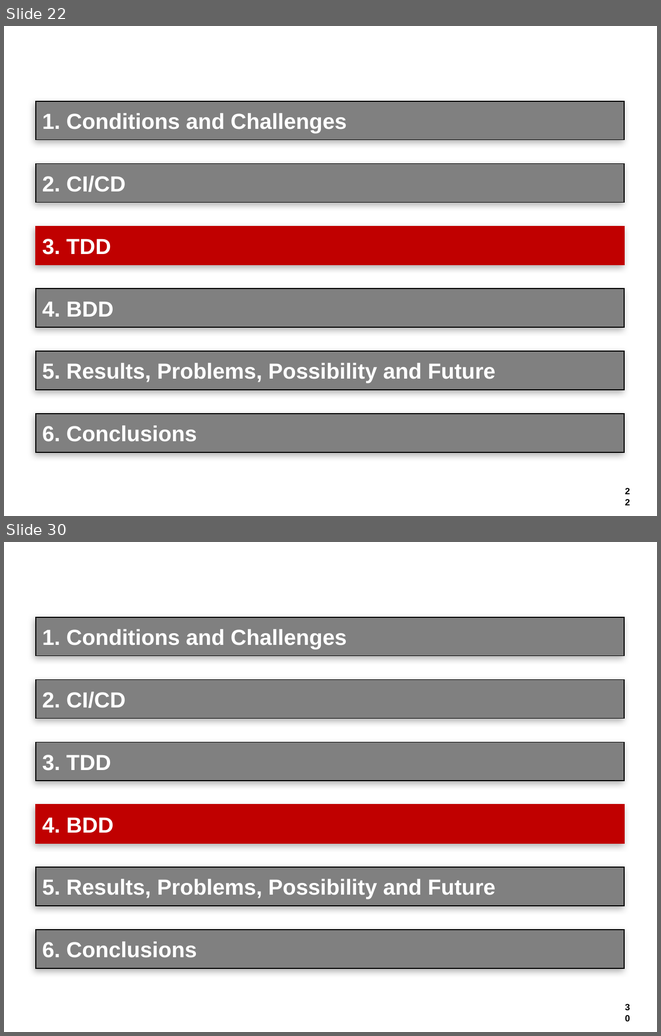
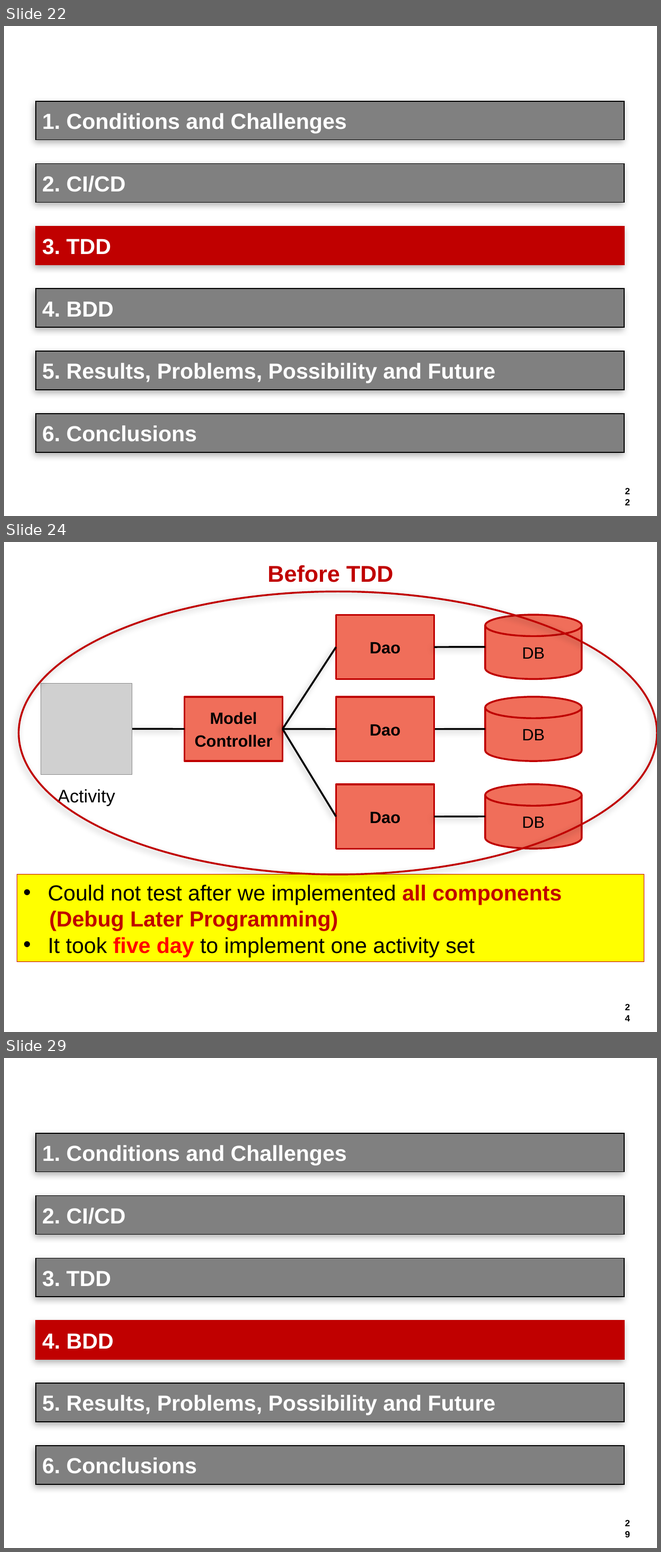
Before and after one commit to hageyahhoo/agile2014, a slide deck: presentations/TechnologyDrivenDevelopment.pptx. Shown one above the other, each under a label of ours: slides 22 and 30 before the commit, slides 22, 24 and 29 after it; the slides between them are not shown. The pictures are 661x1036 and 661x1552 pixels, drawn with LibreOffice and Linux fonts; fonts in the diff are those of the drawing; grey boxes stand for pictures; background and template pictures are left out. Boxes give left, top, right and bottom in pixels: in the first picture for what was removed or moved away, otherwise in the second. Text is boxed around its words. In the diff, an @@ line names an element or a change of style, - is before the commit and + after.

```diff
--- a/presentations/TechnologyDrivenDevelopment.pptx
+++ b/presentations/TechnologyDrivenDevelopment.pptx
@@ slide 24 added at bbox=[4, 542, 657, 1032], background #FFFFFF; not listed: 1 template element that a slide beside it also shows @@
@@ title added at bbox=[267, 565, 394, 582], 25.2 pt, text #C00000, bold @@
+Before TDD
@@ ellipse added at bbox=[18, 592, 657, 874], outline #C00000 2 pt @@
@@ rectangle added at bbox=[336, 615, 434, 679], fill #F06E5A, outline #BF0000 2 pt, 18 pt, text #000000, bold @@
+Dao
@@ cylinder added at bbox=[485, 615, 582, 678], fill #F06E5A, outline #BF0000 2 pt, 18 pt, text #000000 @@
+DB
@@ line added from (336, 647) to (283, 729), #000000 2 pt @@
@@ line added from (485, 647) to (434, 647), #000000 2 pt @@
@@ picture added at bbox=[41, 683, 132, 775] @@
@@ rectangle added at bbox=[184, 697, 282, 761], fill #F06E5A, outline #BF0000 2 pt, 18 pt, text #000000, bold @@
+Model
+Controller
@@ rectangle added at bbox=[336, 697, 434, 761], fill #F06E5A, outline #BF0000 2 pt, 18 pt, text #000000, bold @@
+Dao
@@ cylinder added at bbox=[485, 697, 582, 761], fill #F06E5A, outline #BF0000 2 pt, 18 pt, text #000000 @@
+DB
@@ line added from (132, 729) to (184, 729), #000000 2 pt @@
@@ line added from (283, 729) to (336, 729), #000000 2 pt @@
@@ line added from (336, 816) to (283, 729), #000000 2 pt @@
@@ line added from (434, 729) to (485, 729), #000000 2 pt @@
@@ text added at bbox=[58, 789, 115, 806], 20 pt, text #000000 @@
+Activity
@@ rectangle added at bbox=[336, 784, 434, 848], fill #F06E5A, outline #BF0000 2 pt, 18 pt, text #000000, bold @@
+Dao
@@ cylinder added at bbox=[485, 784, 582, 848], fill #F06E5A, outline #BF0000 2 pt, 18 pt, text #000000 @@
+DB
@@ line added from (485, 816) to (434, 816), #000000 2 pt @@
@@ rectangle added at bbox=[17, 874, 645, 962], fill #FFFF00, outline #C00000 0.75 pt, 24 pt, text #000000 @@
+• Could not test after we implemented all components
+(Debug Later Programming)
+• It took five day to implement one activity set
@@ what was slide 30 is now slide 29 @@
@@ page number at bbox=[618, 1514, 637, 1532]: text changed @@
-30
+29
```
Also in this commit, not shown: 7 slides changed, 2 other slides added, 4 slides removed.
